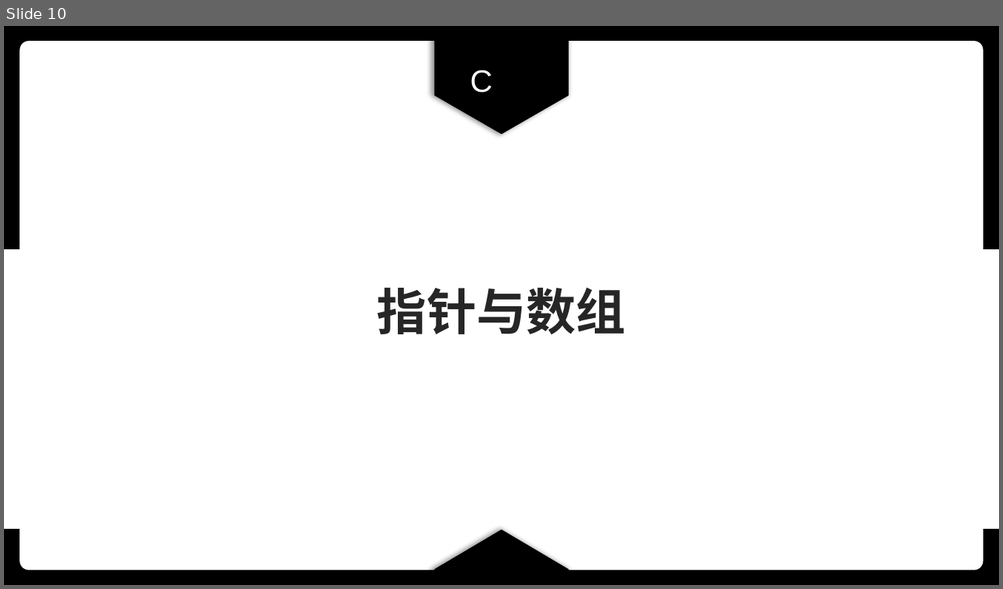
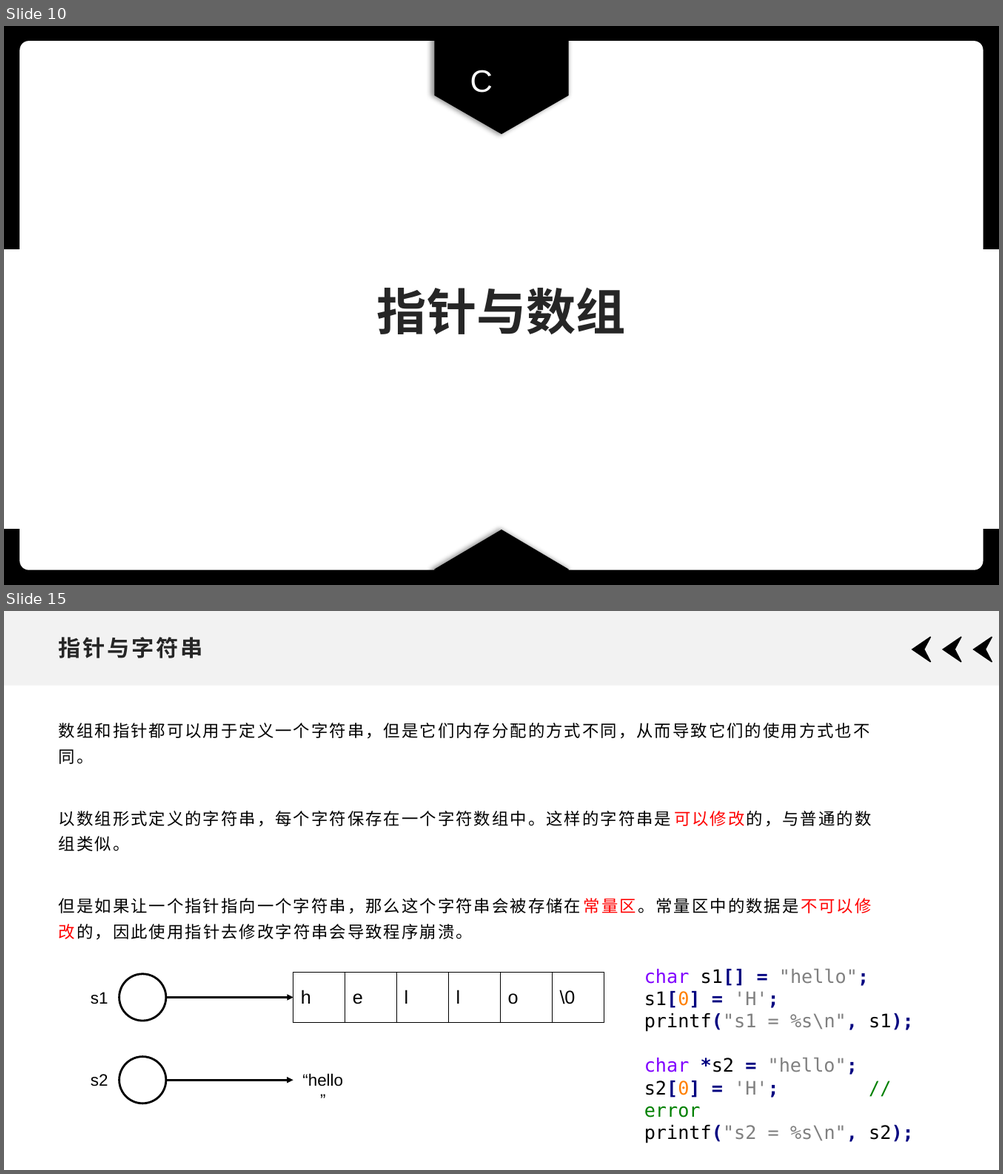
Before and after one commit to xdai02/C, a slide deck: slides/Chapter7.pptx. Shown one above the other, each under a label of ours: slide 10 before the commit, slides 10 and 15 after it; the slides between them are not shown. The pictures are 1003x589 and 1003x1174 pixels, drawn with LibreOffice and Linux fonts; fonts in the diff are those of the drawing. Boxes give left, top, right and bottom in pixels: in the first picture for what was removed or moved away, otherwise in the second. Text is boxed around its words. In the diff, an @@ line names an element or a change of style, - is before the commit and + after.

```diff
--- a/slides/Chapter7.pptx
+++ b/slides/Chapter7.pptx
@@ slide 15 added at (4, 611, 999, 1170), background #FFFFFF @@
@@ rectangle added at (4, 611, 999, 686), fill #F2F2F2 @@
@@ title added at (59, 637, 203, 658), 21.6 pt, text #262626, bold @@
+指针与字符串
@@ freeform shape added at (913, 637, 931, 662), fill #000000, outline #000000 1 pt @@
@@ freeform shape added at (943, 637, 962, 662), fill #000000, outline #000000 1 pt @@
@@ freeform shape added at (973, 637, 992, 662), fill #000000, outline #000000 1 pt @@
@@ text added at (59, 723, 871, 940), 16 pt, text #000000 @@
+数组和指针都可以用于定义一个字符串，但是它们内存分配的方式不同，从而导致它们的使用方式也不同。
+以数组形式定义的字符串，每个字符保存在一个字符数组中。这样的字符串是可以修改的，与普通的数组类似。
+但是如果让一个指针指向一个字符串，那么这个字符串会被存储在常量区。常量区中的数据是不可以修改的，因此使用指针去修改字符串会导致程序崩溃。
@@ ellipse added at (119, 974, 166, 1022), fill #FFFFFF, outline #000000 2 pt @@
@@ table added at (293, 972, 603, 1023), 1 rows, 6 columns @@
+h | e | l | l | o | \0
@@ text added at (644, 969, 913, 1144), 18 pt, text #808080 @@
+char s1[] = "hello";
+s1[0] = 'H';
+printf("s1 = %s\n", s1);
+char *s2 = "hello";
+s2[0] = 'H'; // error
+printf("s2 = %s\n", s2);
@@ text added at (91, 992, 108, 1005), 16 pt, text #000000 @@
+s1
@@ arrow added from (166, 997) to (293, 997), #000000 2 pt @@
@@ text added at (91, 1074, 108, 1087), 16 pt, text #000000 @@
+s2
@@ ellipse added at (119, 1057, 166, 1104), fill #FFFFFF, outline #000000 2 pt @@
@@ text added at (302, 1073, 343, 1087), 16 pt, text #000000 @@
+“hello”
@@ arrow added from (166, 1080) to (293, 1080), #000000 2 pt @@
```
Also in this commit, not shown: 6 slides changed, 20 other slides added, 2 other files.
